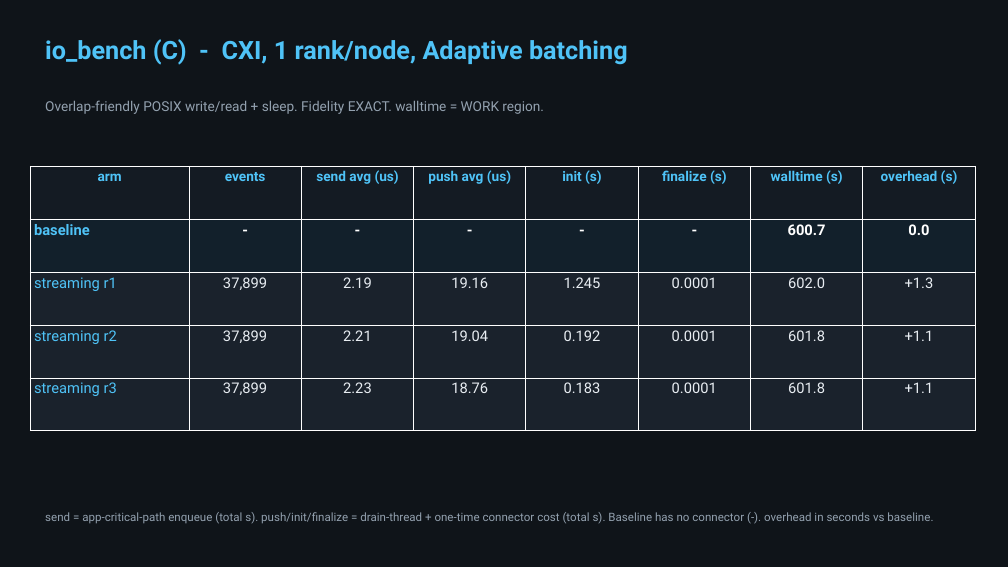
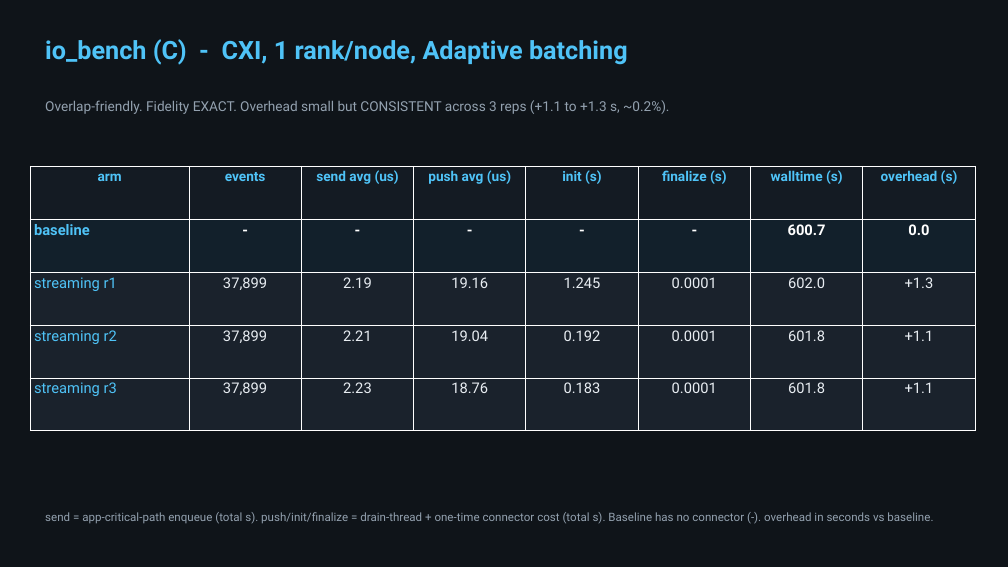
Before and after one commit to hariteja-jajula/darshan-mofka, a slide deck: slide 2 of deliverables/paper_overhead_tables.pptx. Drawn at 1008x567 pixels with LibreOffice and Linux fonts; fonts in the diff are those of the drawing. Boxes give left, top, right and bottom in pixels: in the first picture for what was removed or moved away, otherwise in the second. Text is boxed around its words. In the diff, an @@ line names an element or a change of style, - is before the commit and + after.

Commit message:
deliverables: mark per-workload overhead validity (baseline<=streaming) honestly
Subtitles now state which overheads are real vs below-noise:
- io_bench (C): small but consistent +1.1..1.3s (~0.2%), 3/3 reps valid.
- python-ml: large reproducible +137..140s (+66%), 3/3 reps valid.
- io_bench_py: overhead below run-to-run noise (~0); reps 2-3 land under baseline.
- mpi (paced): overhead below noise (~0); single rep -1.7s.
- dlio: wall cold/warm-dominated -> per-event is the metric.

```diff
--- a/deliverables/paper_overhead_tables.pptx
+++ b/deliverables/paper_overhead_tables.pptx
@@ text at (45, 100, 669, 114): text changed @@
-Overlap-friendly POSIX write/read + sleep. Fidelity EXACT. walltime = WORK region.
+Overlap-friendly. Fidelity EXACT. Overhead small but CONSISTENT across 3 reps (+1.1 to +1.3 s, ~0.2%).
```
Also in this commit, not shown: 3 other slides changed, 1 other file.
